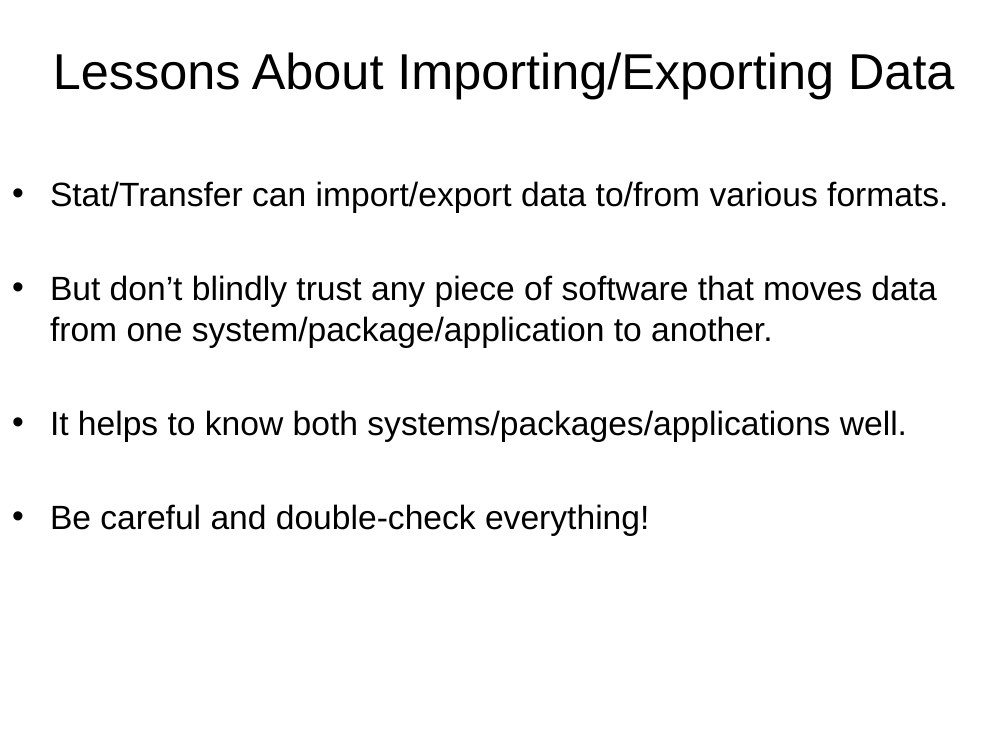
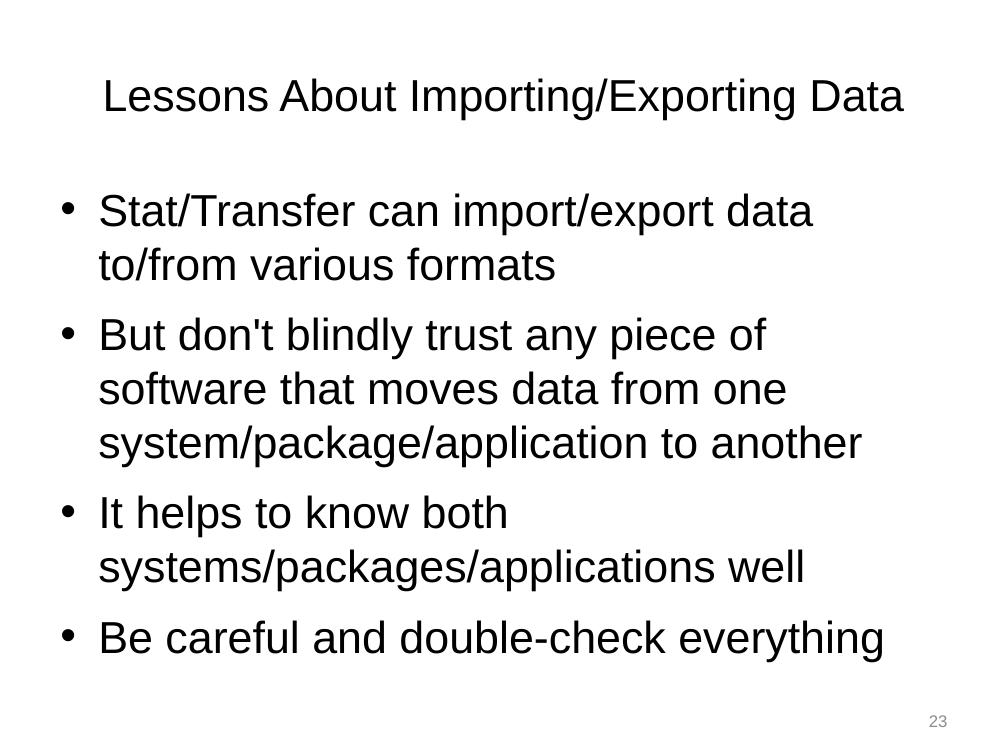
Before and after one commit to Chang-Y-Chung/dm, a slide deck: slide 24 of dm.pptx. Drawn at 1008x756 pixels with LibreOffice and Linux fonts; fonts in the diff are those of the drawing. Boxes give left, top, right and bottom in pixels: in the first picture for what was removed or moved away, otherwise in the second. Text is boxed around its words. In the diff, an @@ line names an element or a change of style, - is before the commit and + after.

Commit message:
edit dm on mac with limited number of fonts

```diff
--- a/dm.pptx
+++ b/dm.pptx
@@ title "Lessons About Importing/Exporting Data": place and size @@
-title "Lessons About Importing/Exporting Data" at <box>53,52,954,98</box>
+title "Lessons About Importing/Exporting Data" at <box>103,78,904,120</box>
@@ title "Lessons About Importing/Exporting Data" at <box>103,78,904,120</box>: size 36 to 32 pt @@
@@ text at <box>98,193,885,662</box>: text changed; size 24 to 32 pt @@
-• Stat/Transfer can import/export data to/from various formats.
-• But don’t blindly trust any piece of software that moves data from one system/package/application to another.
-• It helps to know both systems/packages/applications well.
-• Be careful and double-check everything!
+• Stat/Transfer can import/export data to/from various formats
+• But don't blindly trust any piece of software that moves data from one system/package/application to another
+• It helps to know both systems/packages/applications well
+• Be careful and double-check everything
@@ page number added at <box>929,715,948,727</box>, 12 pt, text #8C8C8C @@
+23
```
Also in this commit, not shown: 23 other slides changed.
